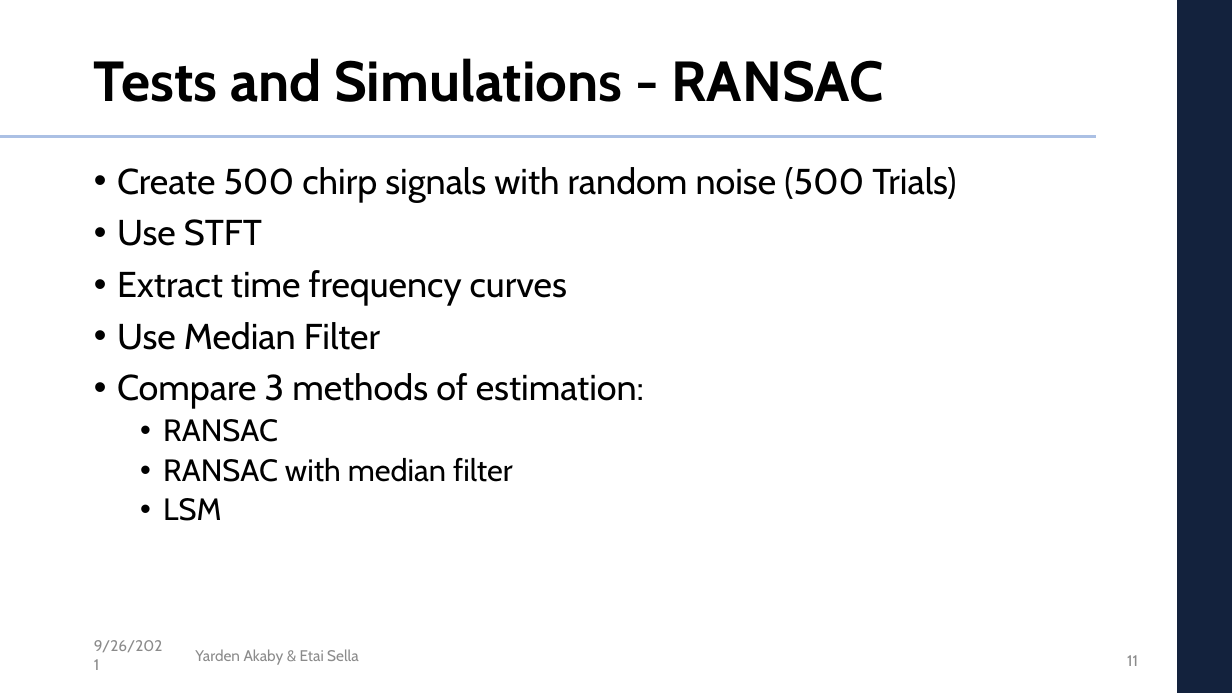
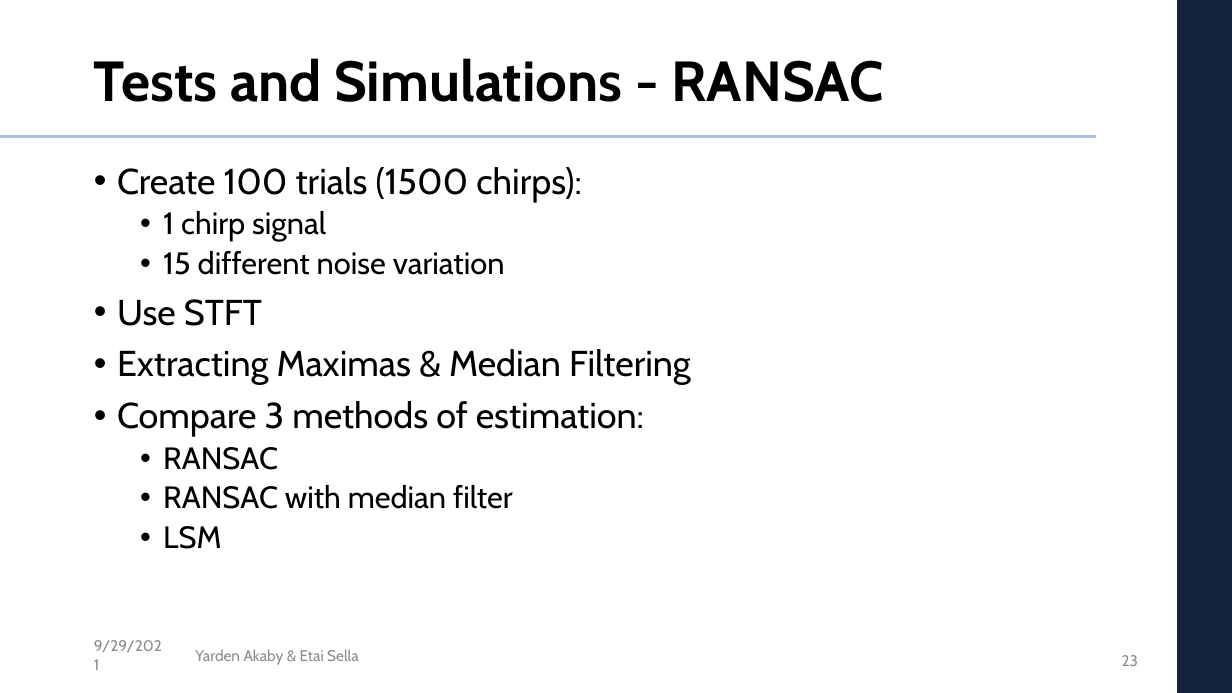
Before and after one commit to etaisella/multi_dim_DSP_final_project, a slide deck: slide 23 of presentation/DSP_project_presentation.pptx (slide 11 before the commit). Drawn at 1232x693 pixels with LibreOffice and Linux fonts; fonts in the diff are those of the drawing; background and template pictures are left out. Boxes give left, top, right and bottom in pixels: in the first picture for what was removed or moved away, otherwise in the second. Text is boxed around its words. In the diff, an @@ line names an element or a change of style, - is before the commit and + after.

```diff
--- a/presentation/DSP_project_presentation.pptx
+++ b/presentation/DSP_project_presentation.pptx
@@ text at box(117, 167, 582, 275): text changed; size 28 to 24 pt @@
-• Create 500 chirp signals with random noise (500 Trials)
+• Create 100 trials (1500 chirps):
+  • 1 chirp signal
+  • 15 different noise variation
@@ text at box(117, 349, 691, 385): text changed @@
-• Extract time frequency curves
-• Use Median Filter
+• Extracting Maximas & Median Filtering
@@ text at box(94, 640, 162, 652): text changed @@
-9/26/2021
+9/29/2021
@@ page number at box(1122, 655, 1138, 666): text changed @@
-11
+23
```
Also in this commit, not shown: 14 other slides changed, 15 slides added, 2 other files.
